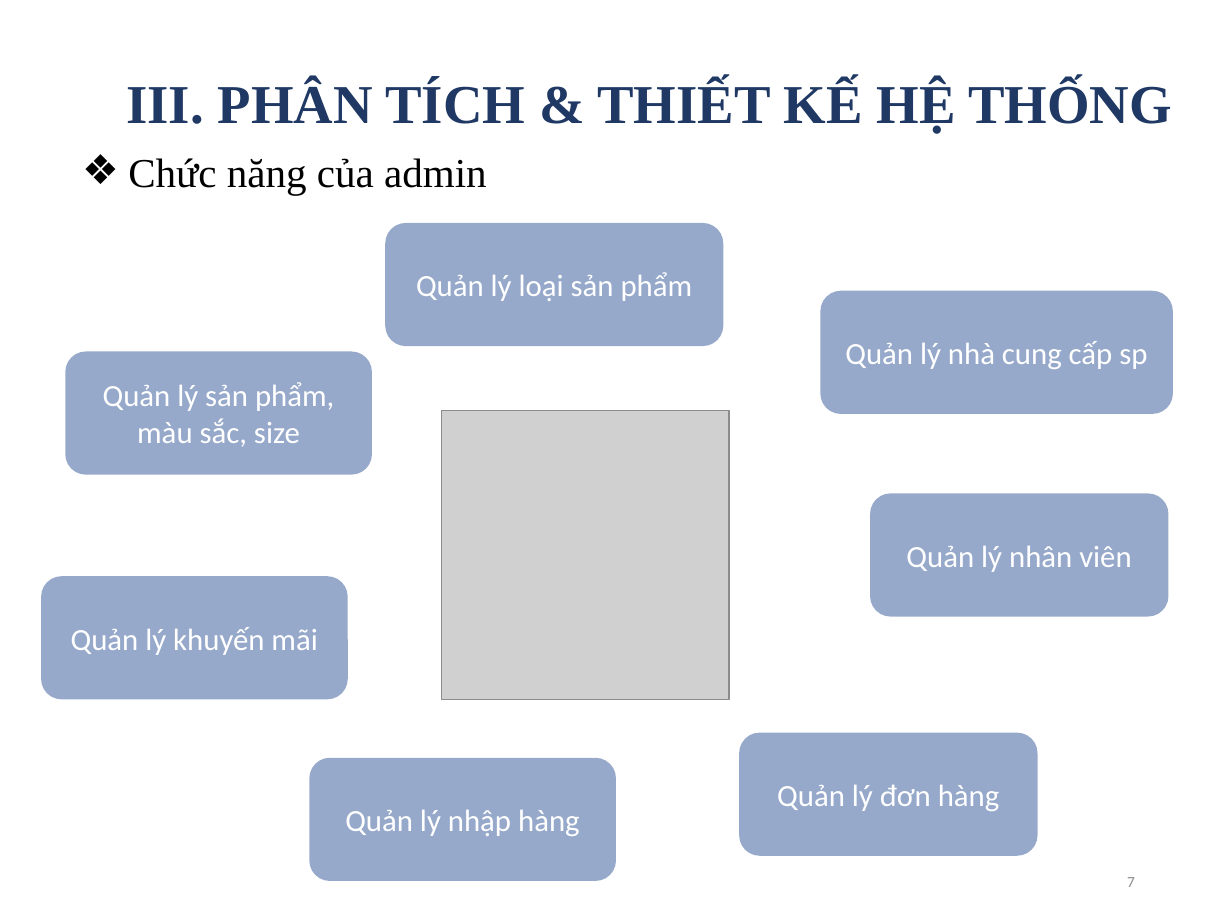
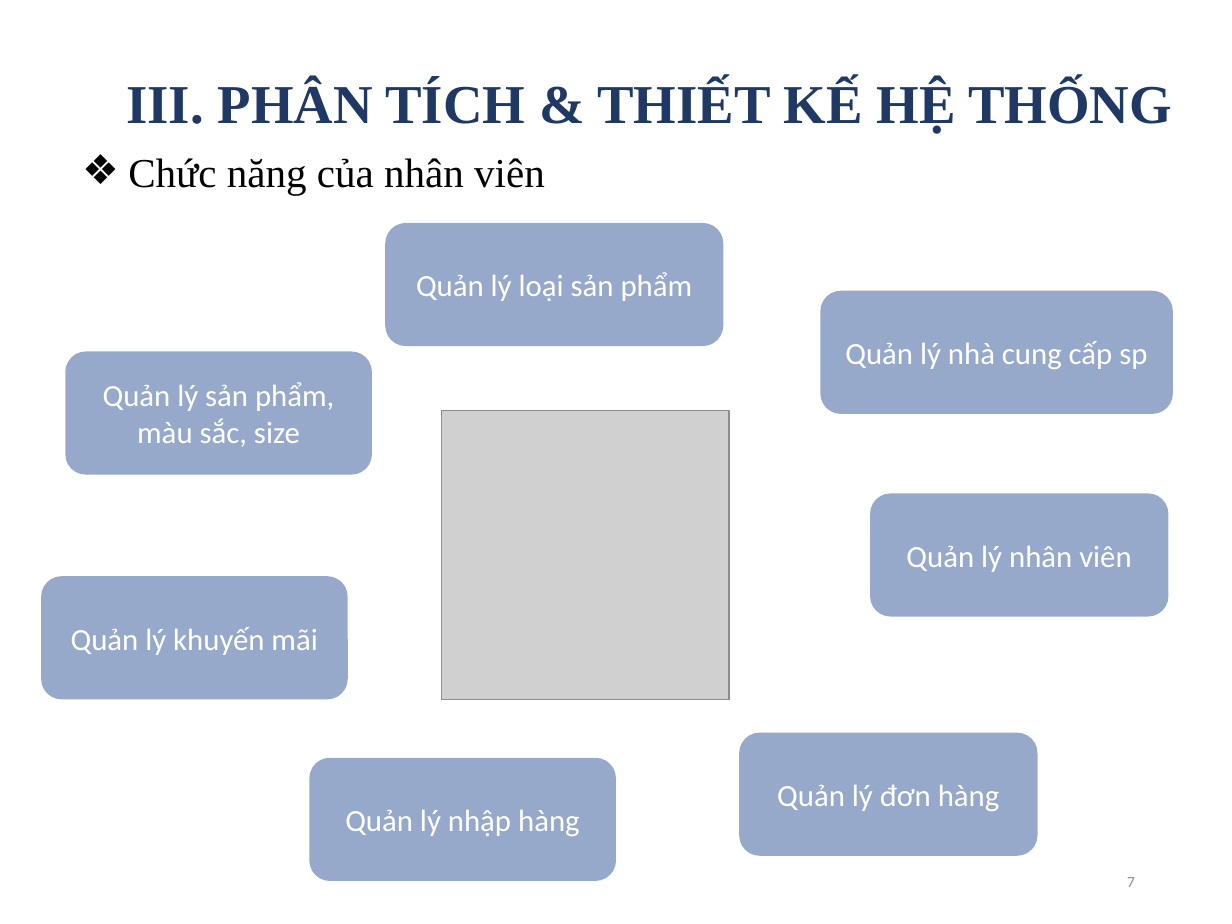
Before and after one commit to phamthuy1998/Internship_ClothesManagement, a slide deck: slide 7 of DATN_PhamThiThuy.pptx. Drawn at 1232x924 pixels with LibreOffice and Linux fonts; fonts in the diff are those of the drawing; grey boxes stand for pictures. Boxes give left, top, right and bottom in pixels: in the first picture for what was removed or moved away, otherwise in the second. Text is boxed around its words. In the diff, an @@ line names an element or a change of style, - is before the commit and + after.

```diff
--- a/DATN_PhamThiThuy.pptx
+++ b/DATN_PhamThiThuy.pptx
@@ text at <box>128,158,545,195</box>: text changed @@
-❖ Chức năng của admin
+❖ Chức năng của nhân viên
```
Also in this commit, not shown: 33 other files.
